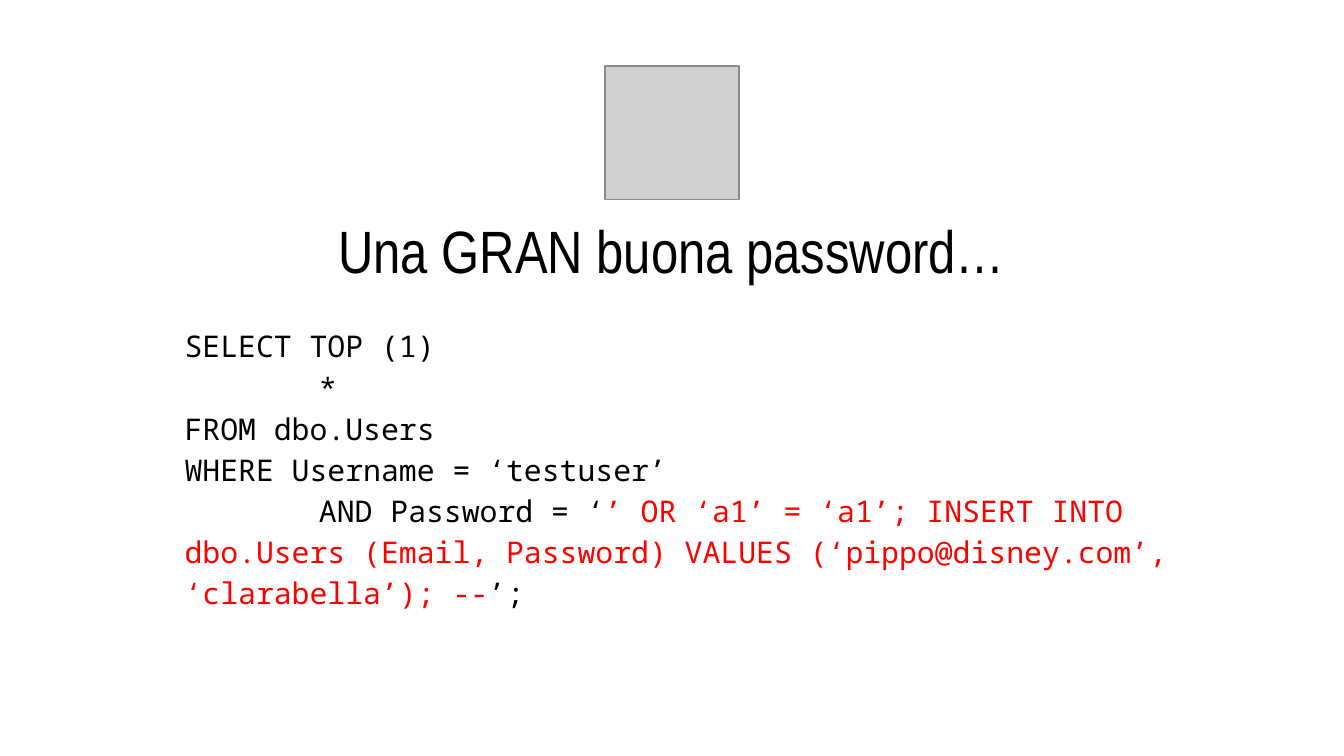
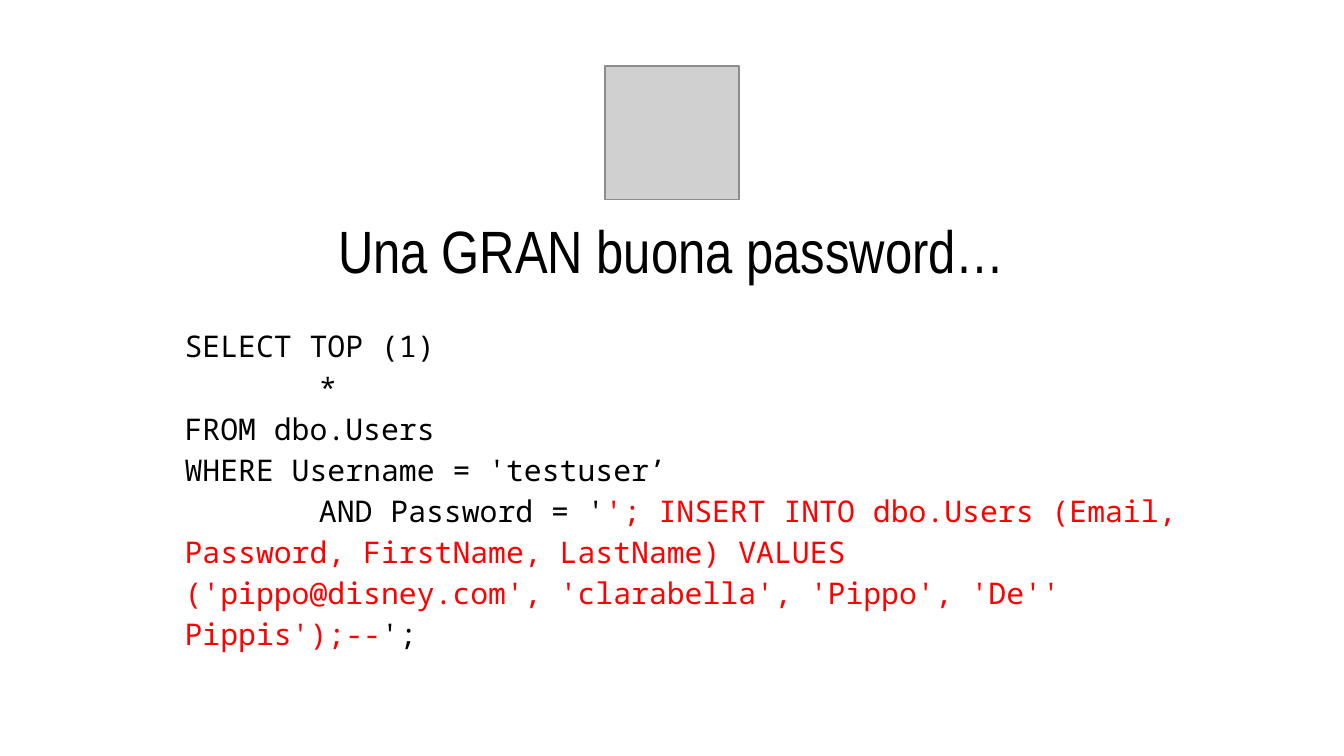
Before and after one commit to CodicePlastico/BibeCatalogue, a slide deck: slide 8 of SoCraTes 2025 - SQL Injection.pptx (slide 7 before the commit). Drawn at 1344x756 pixels with LibreOffice and Linux fonts; fonts in the diff are those of the drawing; grey boxes stand for pictures; background and template pictures are left out. Boxes give left, top, right and bottom in pixels: in the first picture for what was removed or moved away, otherwise in the second. Text is boxed around its words. In the diff, an @@ line names an element or a change of style, - is before the commit and + after.

```diff
--- a/SoCraTes 2025 - SQL Injection.pptx
+++ b/SoCraTes 2025 - SQL Injection.pptx
@@ title at <box>185,335,1177,653</box>: text changed @@
-SELECT TOP (1)
-*
-FROM dbo.Users
-WHERE Username = ‘testuser’
-AND Password = ‘’ OR ‘a1’ = ‘a1’; INSERT INTO dbo.Users (Email, Password) VALUES (‘pippo@disney.com’, ‘clarabella’); --’;
+SELECT TOP (1)
+*
+FROM dbo.Users
+WHERE Username = 'testuser’
+AND Password = ''; INSERT INTO dbo.Users (Email, Password, FirstName, LastName) VALUES ('pippo@disney.com', 'clarabella', 'Pippo', 'De'' Pippis');--';
```
Also in this commit, not shown: 8 other slides changed, 1 slide added.
